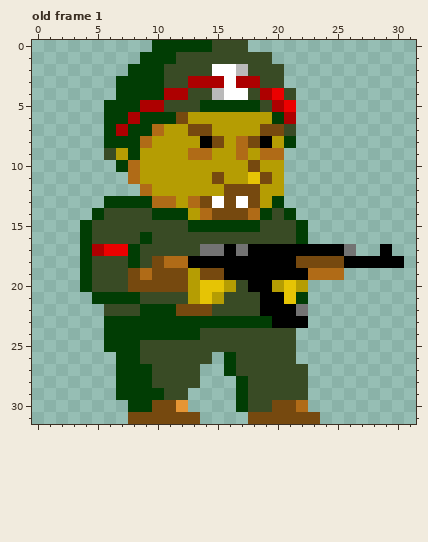
File history of a pixel-art file, src/vatnik.aseprite. Above: the version before the commit.
32x32 pixels, 1 frame. Shown: old frame 1. The commit also changed other frames, which this record leaves out.
The same view after the edit:
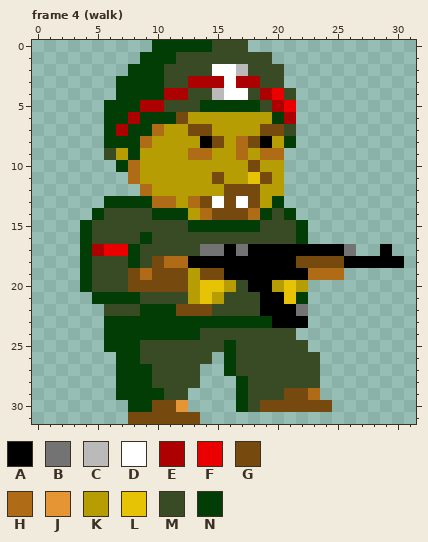
Palette (. is transparent): A #000000  B #737373  C #bababa  D #ffffff  E #ad0000  F #eb0000  G #76490f  H #b06b17  J #e59534  K #b59d03  L #e6c405  M #394b25  N #013d04
A new or re-ordered frame is compared with the old frame closest to it.
Edits made:
frames 1 -> 5
--- frame 4 (walk) is new; against old frame 1, layer "vatnik"
@@ x 14..26 @@
 24 MMMMMMMM.....
-25 MMMMMMMM.....
-26 M.NMMMMM.....
-27 ..NMMMMMM....
-28 ...NMMMMM....
-29 ...NMMMMM....
-30 ...NMMGGH....
-31 ....GGGGGG...
+25 MMNMMMMMM....
+26 M.NMMMMMMM...
+27 ..NMMMMMMM...
+28 ...NMMMMMM...
+29 ...NMMMGGH...
+30 ...NMGGGGGG..
+31 .............
Boxes around the changes in both pictures, in picture pixels (x1, y1, x2, y2):
changed: (224, 340, 236, 352)
changed: (248, 340, 332, 424)
